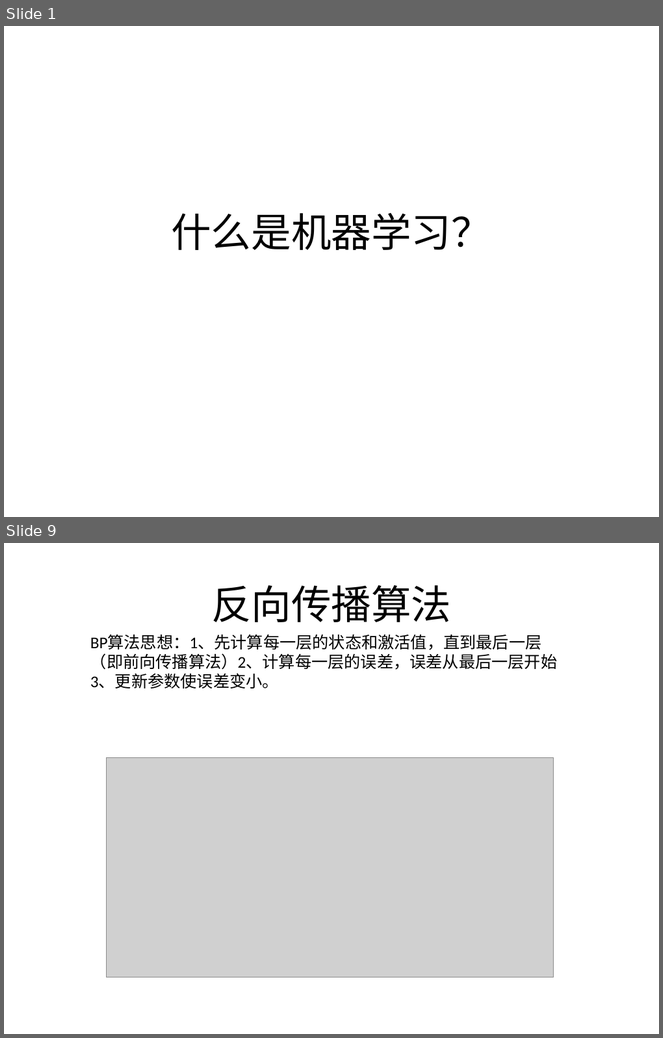
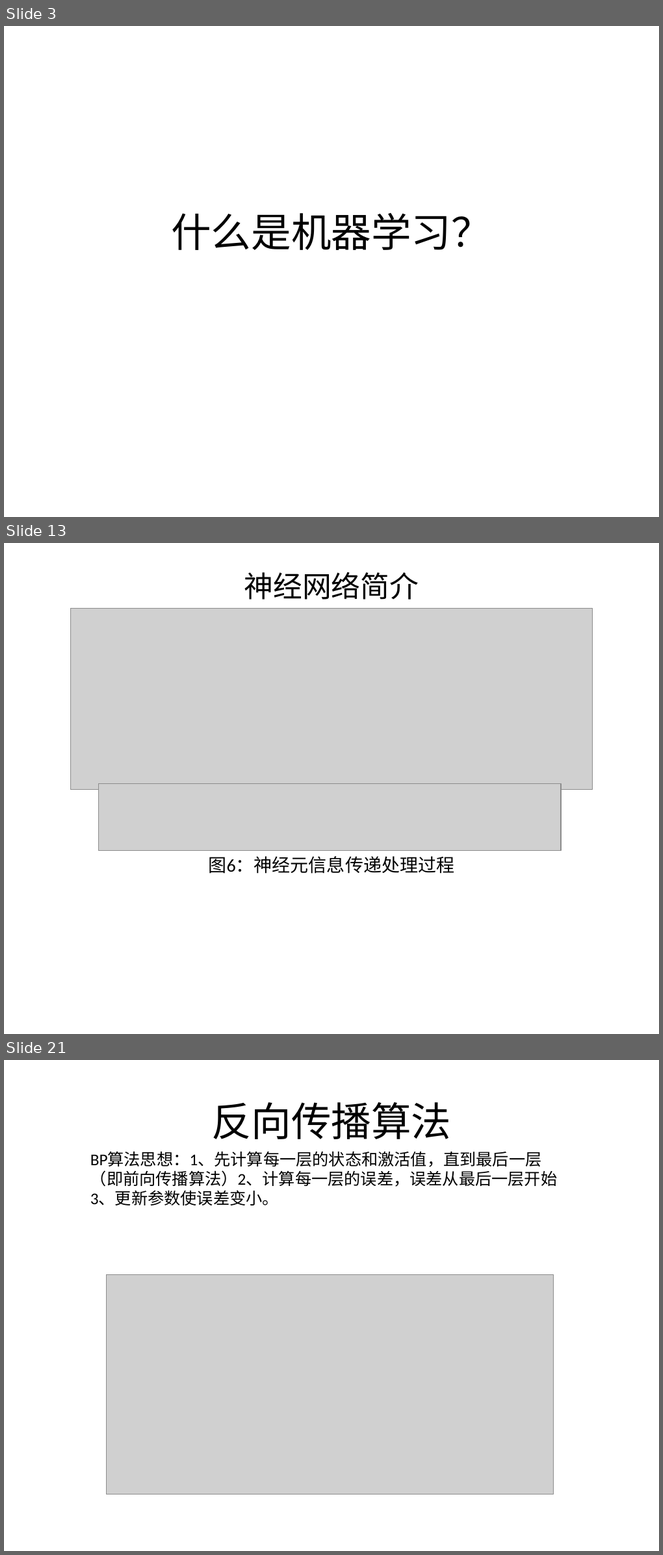
Before and after one commit to logcoding/DeepLearning, a slide deck: 机器学习&深度学习介绍.pptx. Shown one above the other, each under a label of ours: slides 1 and 9 before the commit, slides 3, 13 and 21 after it; the slides between them are not shown. The pictures are 663x1038 and 663x1555 pixels, drawn with LibreOffice and Linux fonts; fonts in the diff are those of the drawing; grey boxes stand for pictures. Boxes give left, top, right and bottom in pixels: in the first picture for what was removed or moved away, otherwise in the second. Text is boxed around its words. In the diff, an @@ line names an element or a change of style, - is before the commit and + after.

```diff
--- a/机器学习&深度学习介绍.pptx
+++ b/机器学习&深度学习介绍.pptx
@@ slide 13 added at bbox=[4, 543, 659, 1034], background #FFFFFF @@
@@ title added at bbox=[244, 572, 419, 600], 32 pt, text #000000 @@
+神经网络简介
@@ picture added at bbox=[71, 608, 592, 789] @@
@@ picture added at bbox=[98, 783, 561, 851] @@
@@ text added at bbox=[209, 856, 455, 874], 20 pt, text #000000 @@
+图6：神经元信息传递处理过程
@@ what was slide 1 is now slide 3 @@
@@ what was slide 9 is now slide 21 @@
```
Also in this commit, not shown: 4 slides changed, 14 other slides added, 3 slides removed, 7 other files.
